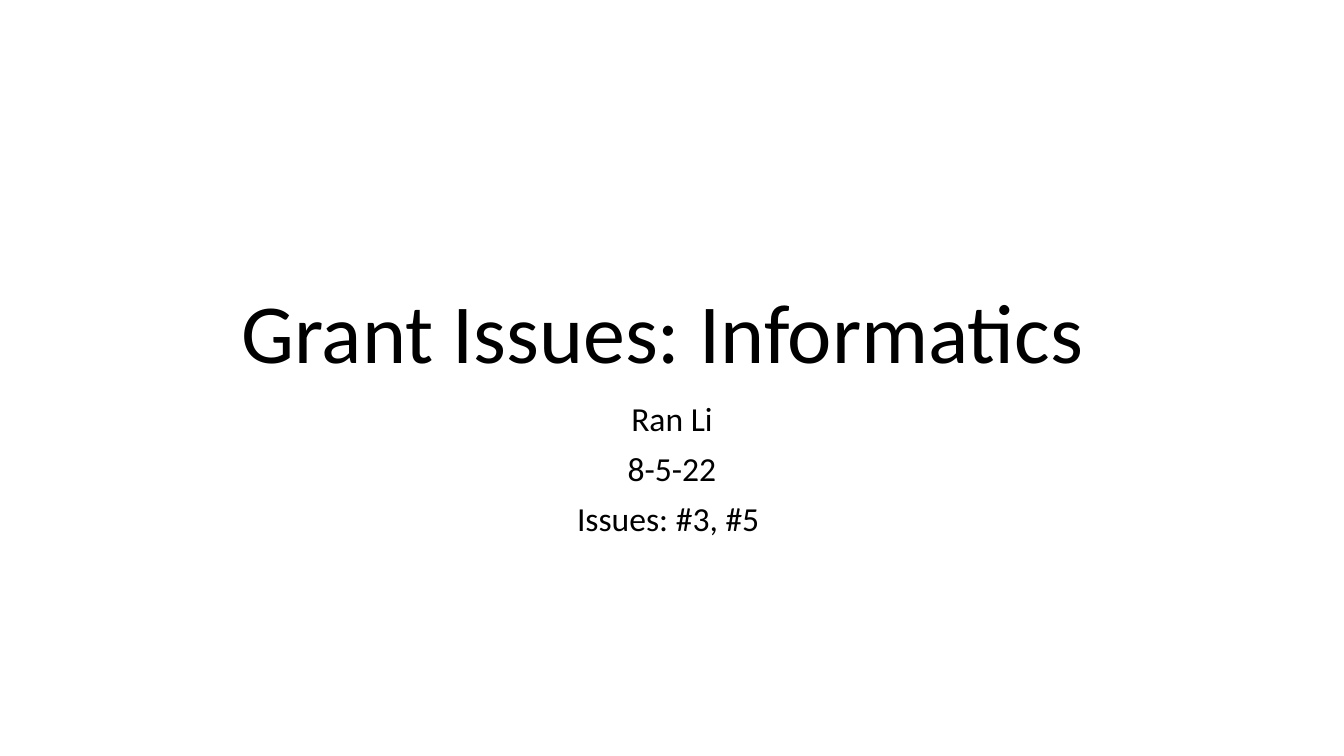
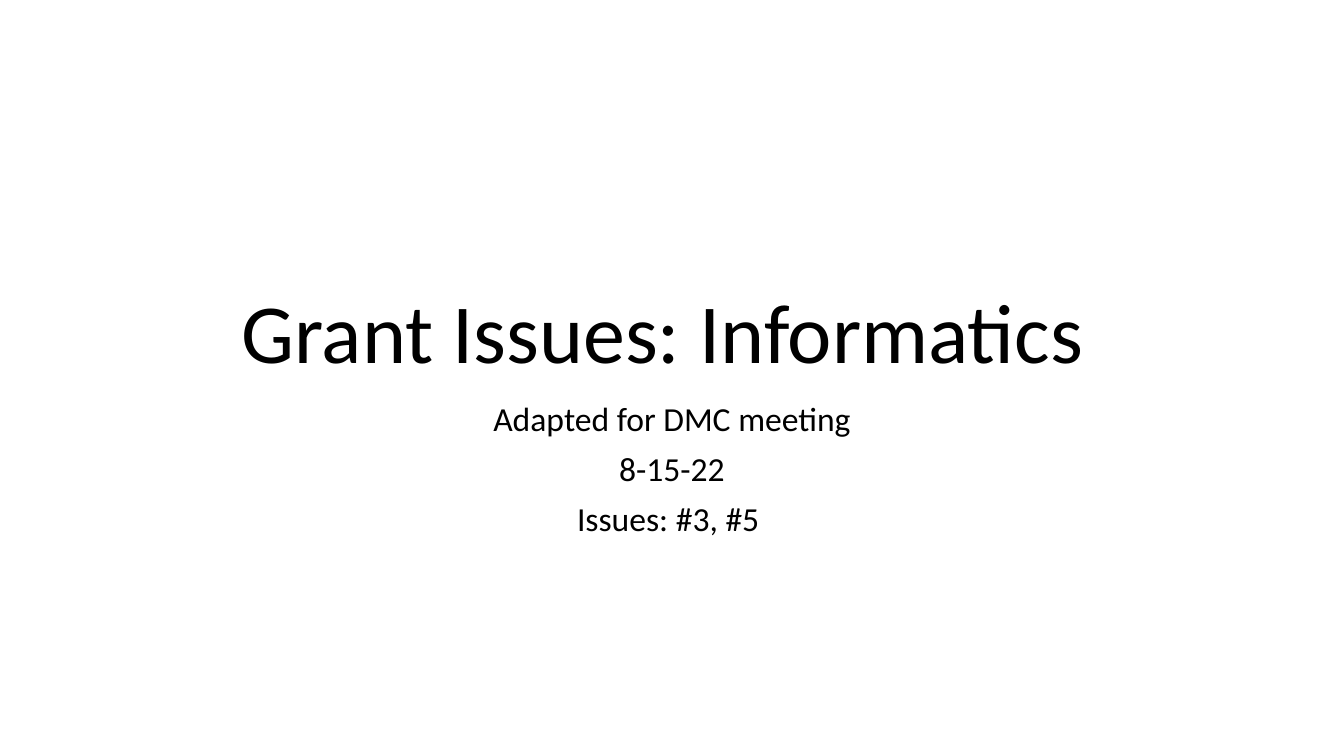
Before and after one commit to Drexel-UHC/analytics-corner, a slide deck: slide 1 of docs/blog/issues/3 - Help with grant informatics infrastructure language/ouputs/grant infrastructure slides for DMC 8-15-22.pptx. Drawn at 1344x756 pixels with LibreOffice and Linux fonts; fonts in the diff are those of the drawing. Boxes give left, top, right and bottom in pixels: in the first picture for what was removed or moved away, otherwise in the second. Text is boxed around its words. In the diff, an @@ line names an element or a change of style, - is before the commit and + after.

```diff
--- a/docs/blog/issues/3 - Help with grant informatics infrastructure language/ouputs/grant infrastructure slides for DMC 8-15-22.pptx
+++ b/docs/blog/issues/3 - Help with grant informatics infrastructure language/ouputs/grant infrastructure slides for DMC 8-15-22.pptx
@@ subtitle at (493,407,850,482): text changed @@
-Ran Li
-8-5-22
+Adapted for DMC meeting
+8-15-22
```
Also in this commit, not shown: 10 other slides changed.
